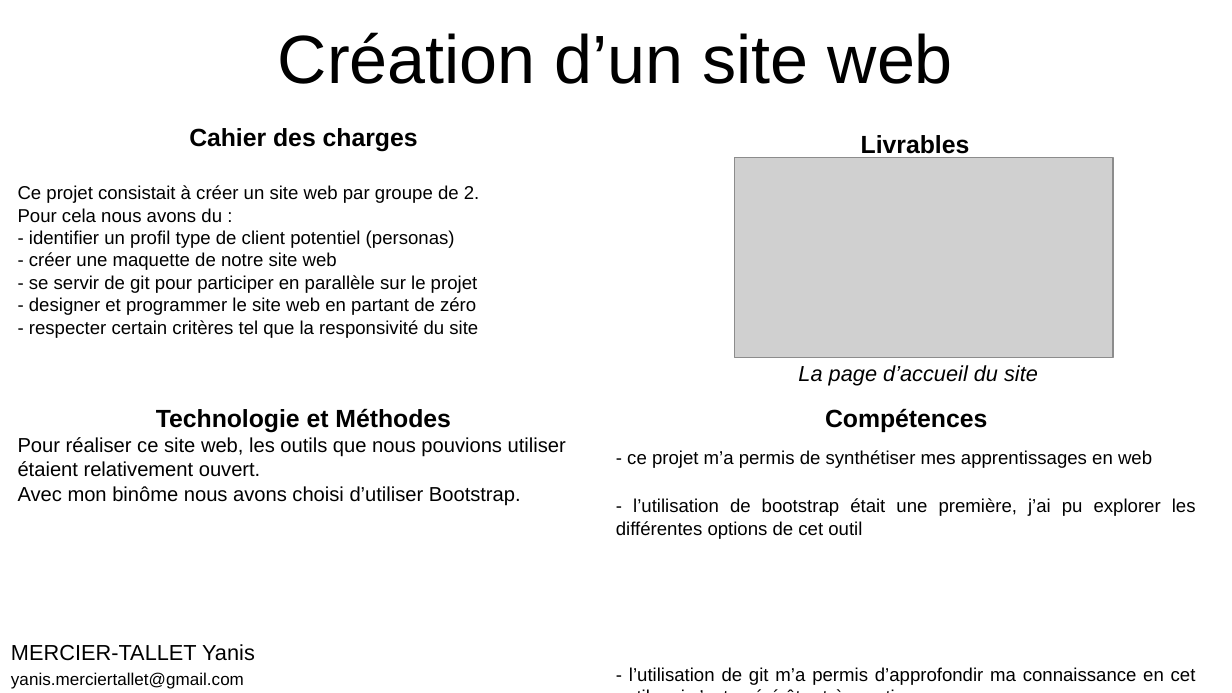
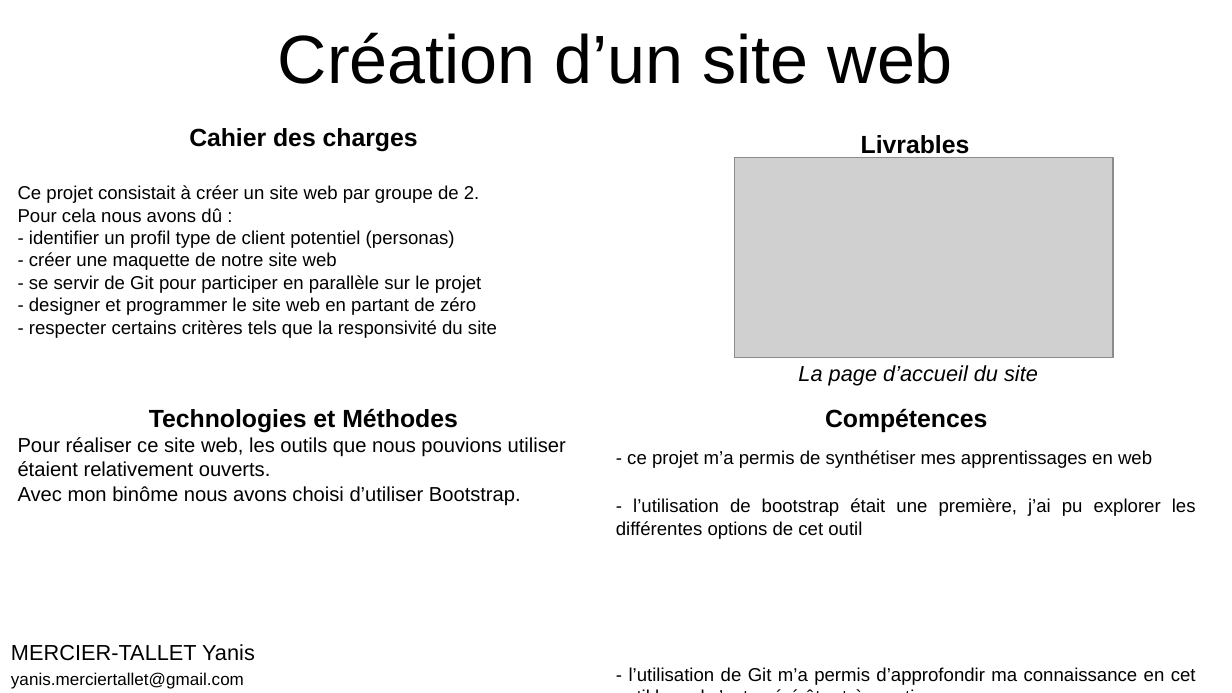
Before and after one commit to YanisMercier-Tallet/YanisMercier-Tallet.github.io, a slide deck: slide 1 of PORTFOLIO/listePortfolioSAE/PortfolioDefinitif/CreationWeb.odp. Drawn at 1232x693 pixels with LibreOffice and Linux fonts; fonts in the diff are those of the drawing; grey boxes stand for pictures. Boxes give left, top, right and bottom in pixels: in the first picture for what was removed or moved away, otherwise in the second. Text is boxed around its words. In the diff, an @@ line names an element or a change of style, - is before the commit and + after.

```diff
--- a/PORTFOLIO/listePortfolioSAE/PortfolioDefinitif/CreationWeb.odp
+++ b/PORTFOLIO/listePortfolioSAE/PortfolioDefinitif/CreationWeb.odp
@@ text at (18, 208, 222, 223): text changed @@
-Pour cela nous avons du :
+Pour cela nous avons dû :
@@ text at (29, 275, 481, 293): text changed @@
-- se servir de git pour participer en parallèle sur le projet
+- se servir de Git pour participer en parallèle sur le projet
@@ text at (29, 320, 497, 338): text changed @@
-- respecter certain critères tel que la responsivité du site
+- respecter certains critères tels que la responsivité du site
@@ text at (18, 408, 566, 477): text changed @@
-Technologie et Méthodes
-Pour réaliser ce site web, les outils que nous pouvions utiliser étaient relativement ouvert.
+Technologies et Méthodes
+Pour réaliser ce site web, les outils que nous pouvions utiliser étaient relativement ouverts.
@@ text at (629, 667, 1196, 685): text changed @@
-- l’utilisation de git m’a permis d’approfondir ma connaissance en cet outil, qui s’est avéré être très pratique
+- l’utilisation de Git m’a permis d’approfondir ma connaissance en cet outil lequel s’est avéré être très pratique
```
Also in this commit, not shown: 11 other files.
